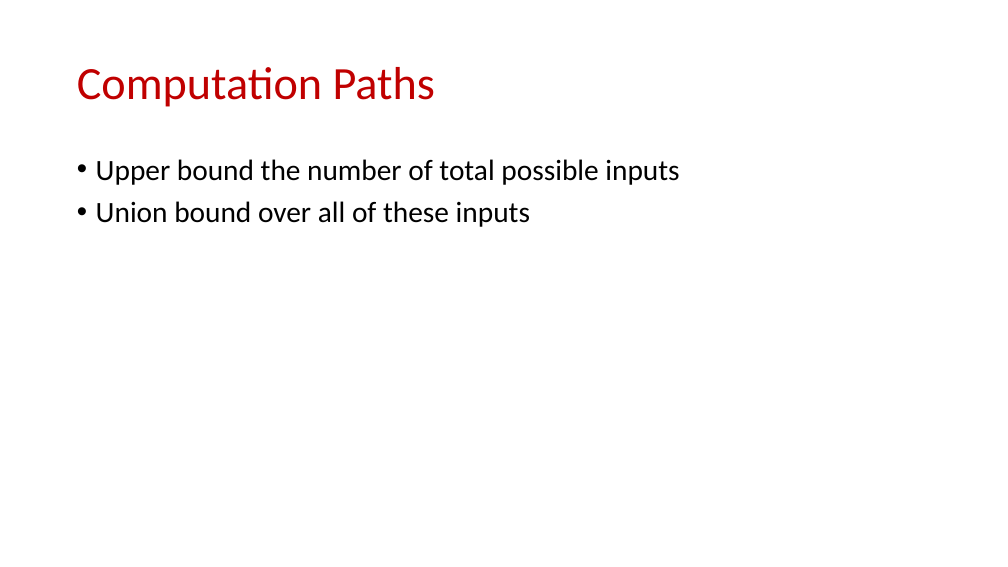
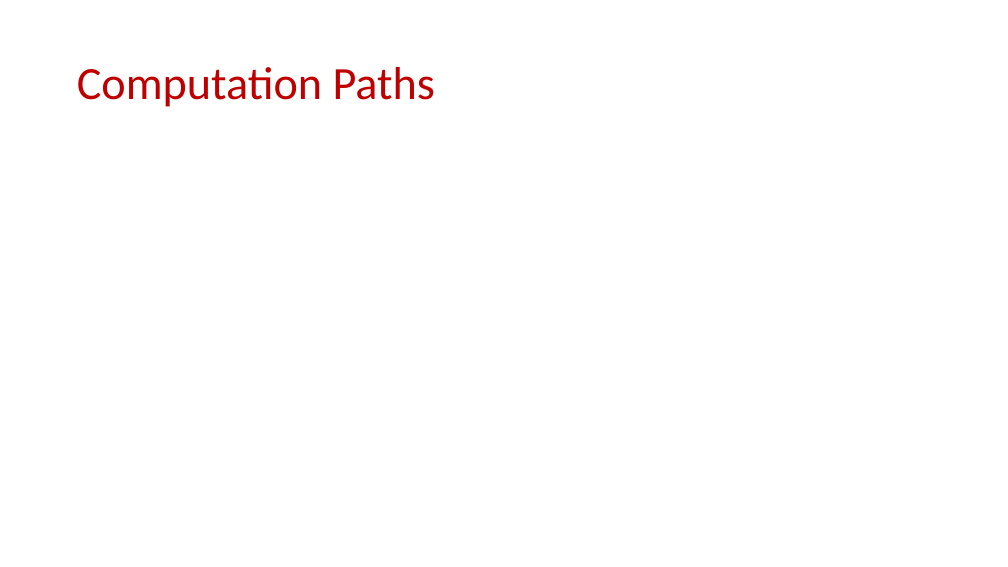
Before and after one commit to samsonzhou/samsonzhou.github.io, a slide deck: slide 40 of other-talks/A Tutorial on Adversarial Robustness.pptx (slide 38 before the commit). Drawn at 1008x567 pixels with LibreOffice and Linux fonts; fonts in the diff are those of the drawing; grey boxes stand for pictures. Boxes give left, top, right and bottom in pixels: in the first picture for what was removed or moved away, otherwise in the second. Text is boxed around its words. In the diff, an @@ line names an element or a change of style, - is before the commit and + after.

```diff
--- a/other-talks/A Tutorial on Adversarial Robustness.pptx
+++ b/other-talks/A Tutorial on Adversarial Robustness.pptx
@@ text removed at box(96, 159, 679, 227) @@
-• Upper bound the number of total possible inputs
-• Union bound over all of these inputs
```
Also in this commit, not shown: 8 other slides changed, 8 slides added, 2 slides removed, 1 other file.
